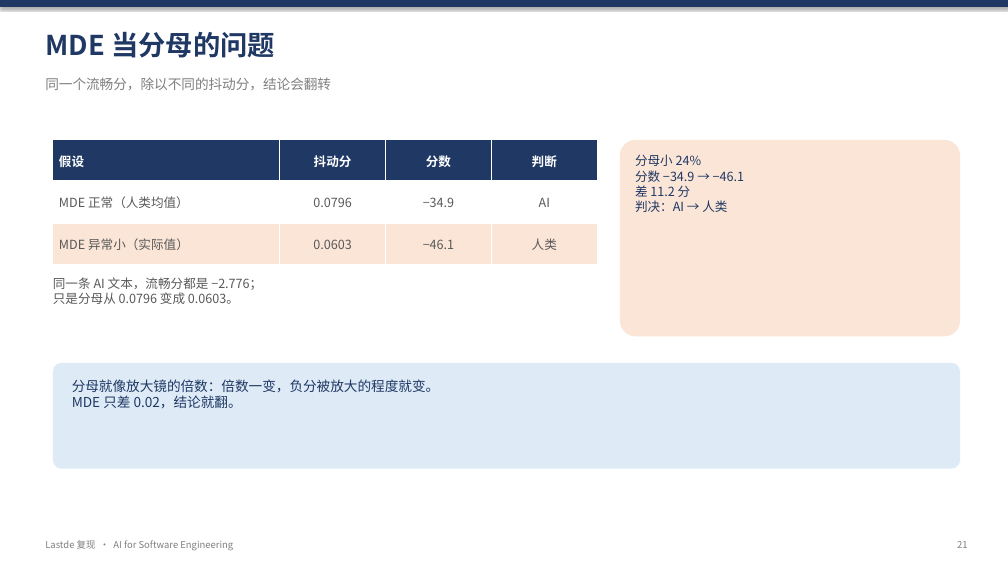
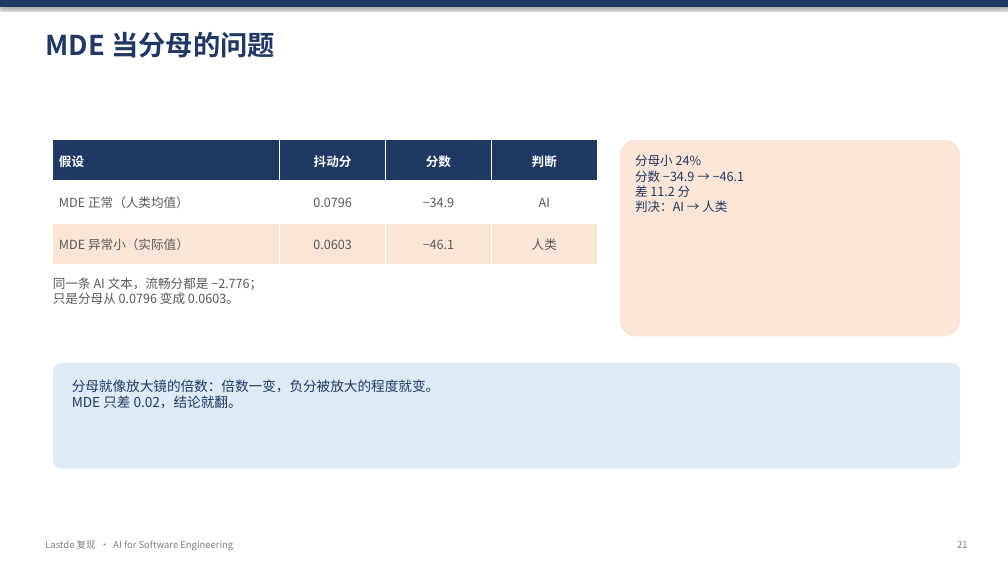
Before and after one commit to okkkk2-c/lastde-repro, a slide deck: slide 24 of Lastde复现汇报-算法部分.pptx (slide 23 before the commit). Drawn at 1008x567 pixels with LibreOffice and Linux fonts; fonts in the diff are those of the drawing. Boxes give left, top, right and bottom in pixels: in the first picture for what was removed or moved away, otherwise in the second. Text is boxed around its words. In the diff, an @@ line names an element or a change of style, - is before the commit and + after.

```diff
--- a/Lastde复现汇报-算法部分.pptx
+++ b/Lastde复现汇报-算法部分.pptx
@@ text removed at [45, 77, 331, 90] @@
-同一个流畅分，除以不同的抖动分，结论会翻转
```
Also in this commit, not shown: 4 other slides changed, 1 slide added.
